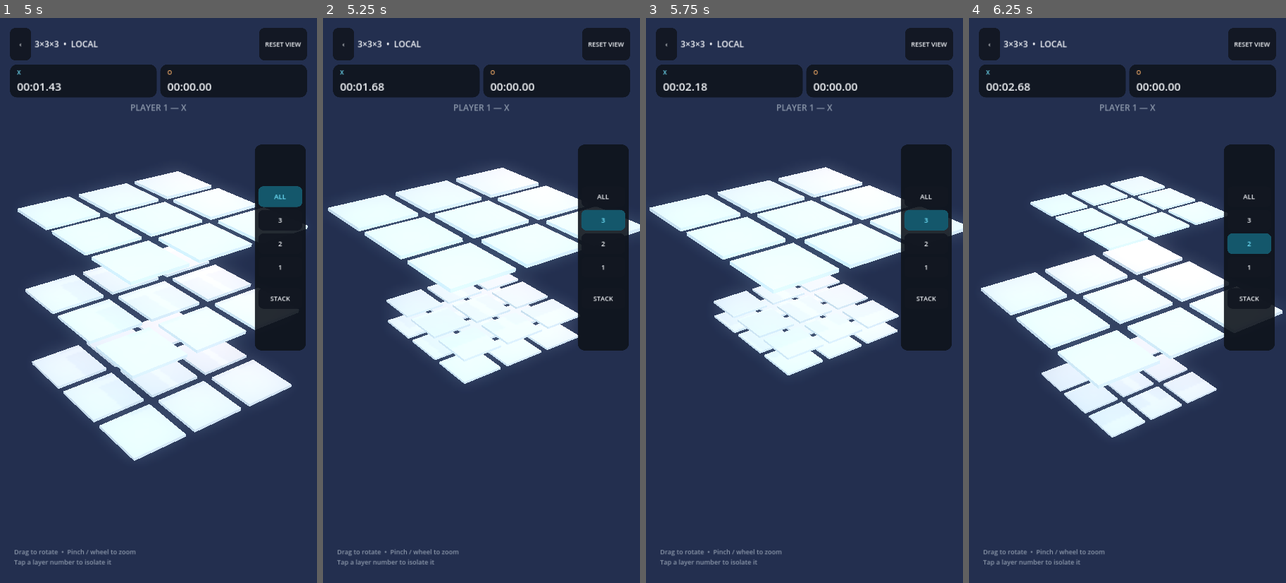
Above: before the commit, frames 1-4 (left to right).
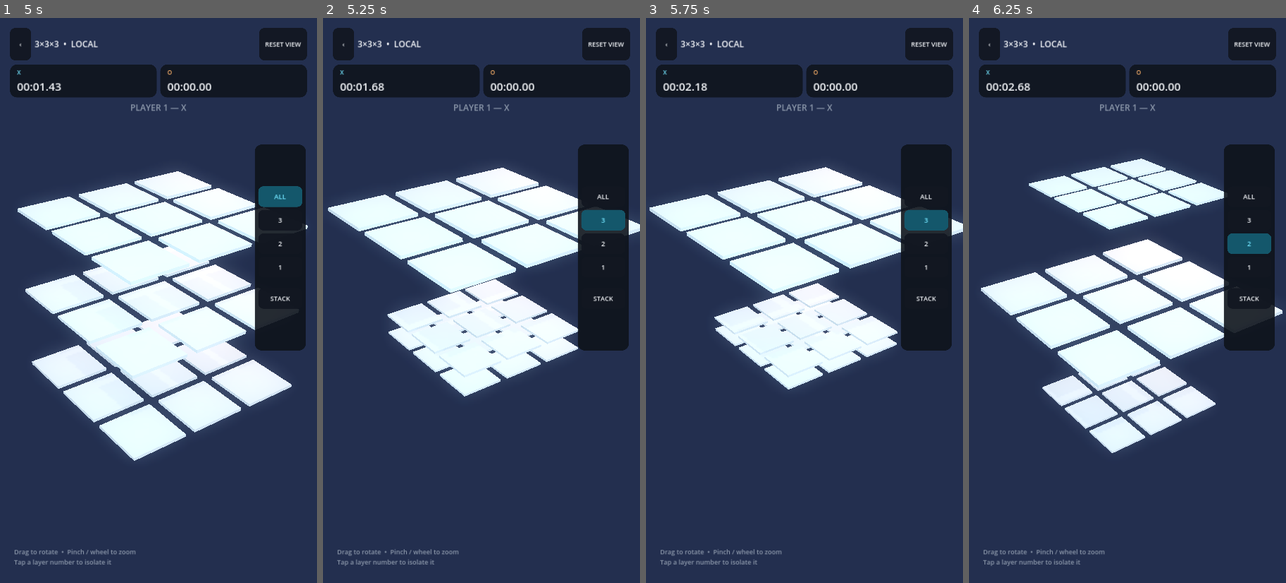
Above: after the commit, the same moments.

Repository: Creativebrook/tic3
Game: Godot game, scene res://scenes/main.tscn
Two runs of this game, one before a commit and one after it. Both use one fixed random seed, a clock stepped at 60 frames per second and the inputs below.
Inputs:
- Up to frame 1 (5 s): click "PLAYER vs COMPUTER" at 0.5 s; click "START GAME" at 1.25 s; click "‹" at 2 s; click "PLAYER vs PLAYER" at 2.75 s; click "START GAME" at 3.5 s; click "ALL" at 4.25 s
- Up to frame 2 (5.25 s): click "3" at 5 s
- Up to frame 3 (5.75 s): no input
- Up to frame 4 (6.25 s): click "2" at 5.75 s

Frame 1 is identical in both runs. In frame 2, 3.5% of the frame differs, in the area x 20-81%, y 45-67%; in frame 3, 3.1%; in frame 4, 7.7%, in the area x 18-81%, y 24-77%.

Commit message:
fix: strongly dim inactive layers and widen focus gap

Diff:
--- a/scripts/board_view.gd
+++ b/scripts/board_view.gd
@@ -78,6 +78,7 @@
 		layer_roots.append(layer)
 		var layer_material := mat_cell.duplicate() as ShaderMaterial
 		layer_material.set_shader_parameter("layer_opacity", 1.0)
+		layer_material.set_shader_parameter("layer_dim", 1.0)
 		layer_materials.append(layer_material)
 		for y in range(board.size):
 			for x in range(board.size):
@@ -263,12 +264,12 @@
 				var direction := -1.0 if z < focused_layer else 1.0
 				var rank := abs(z - focused_layer)
 				# Keep inactive layers grouped like a compact stack on each side
-				# while leaving a clear interaction gap around the active layer.
-				target.y = focus_base_y + direction * (1.72 + float(rank - 1) * 0.30)
+				# while leaving a larger interaction gap around the active layer.
+				target.y = focus_base_y + direction * (2.05 + float(rank - 1) * 0.24)
 				target_scale = Vector3.ONE * 0.68
-				visible_alpha = 0.20
-
-		_set_layer_alpha(z, visible_alpha)
+				visible_alpha = 0.08
+
+		_set_layer_visual(z, visible_alpha, 1.0 if z == focused_layer or focused_layer < 0 else 0.16)
 		_set_layer_interactive(layer_roots[z], interactive)
 
 		if animated:
@@ -280,12 +281,13 @@
 			layer_roots[z].position = target
 			layer_roots[z].scale = target_scale
 
-func _set_layer_alpha(layer_index: int, alpha: float) -> void:
-	# The board cells use a custom shader. GeometryInstance3D.transparency does
-	# not reliably modulate custom ShaderMaterial output on the Android mobile
-	# renderer, so opacity is driven explicitly inside the shader per layer.
+func _set_layer_visual(layer_index: int, alpha: float, dim_factor: float) -> void:
+	# Android's mobile renderer can make very bright transparent glass still read
+	# as opaque. Drive both alpha and a disabled-state dim factor in the shader so
+	# inactive layers are unmistakably secondary even under strong lights.
 	if layer_index >= 0 and layer_index < layer_materials.size():
 		layer_materials[layer_index].set_shader_parameter("layer_opacity", alpha)
+		layer_materials[layer_index].set_shader_parameter("layer_dim", dim_factor)
 	_set_piece_alpha_recursive(layer_roots[layer_index], alpha)
 
 func _set_piece_alpha_recursive(node: Node, alpha: float) -> void:
